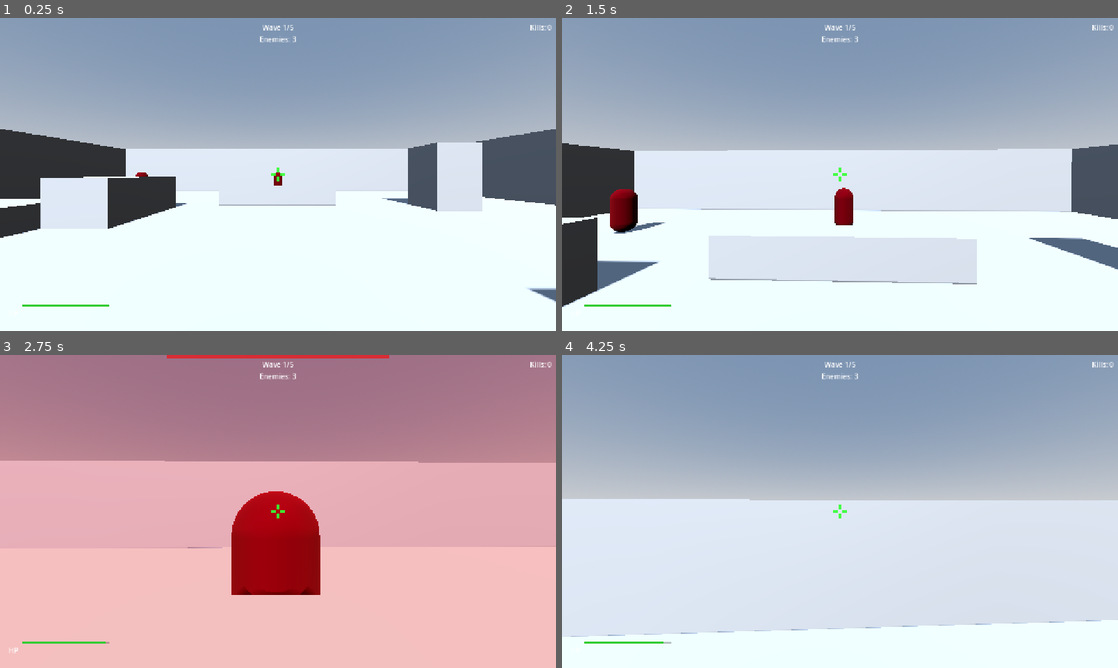
Above: before the commit, frames 1-4 (two rows, left to right).
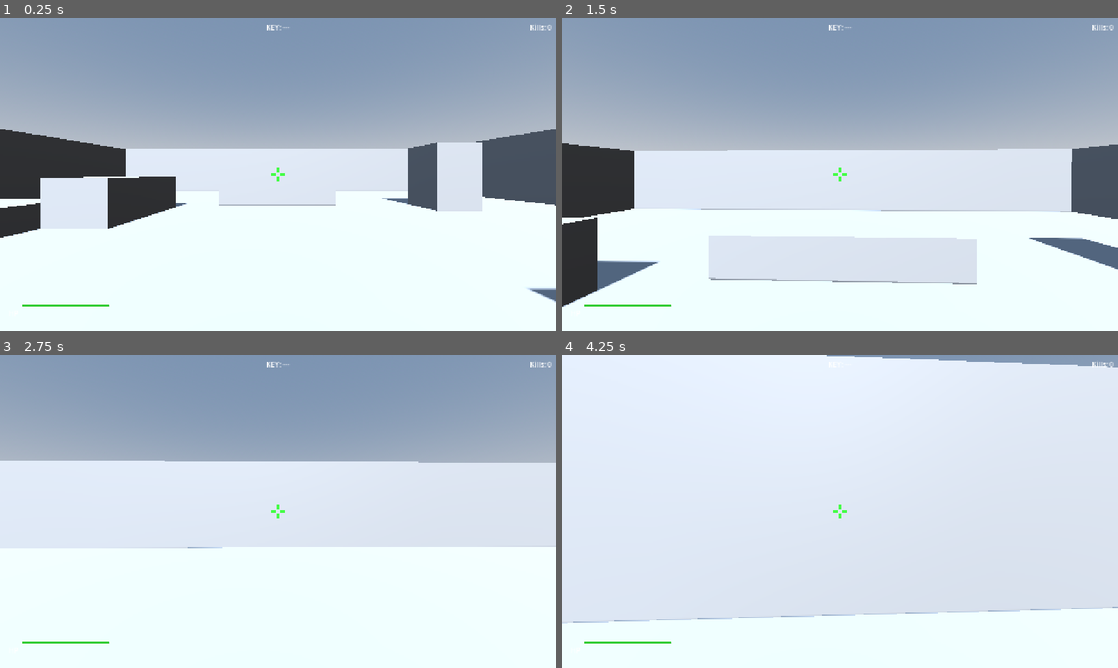
Above: after the commit, the same moments.

Repository: yarlson/hollows
Game: Godot game, scene res://scenes/levels/arena.tscn
Same seed, same stepped clock (60 frames per second), same inputs: the game is played once before the commit and once after it. This scene is started directly instead of the project's main scene.
Inputs (mouse positions are in pixels of both pictures, inside the frame that each line leads up to):
- Up to frame 1 (0.25 s): no input
- Up to frame 2 (1.5 s): tap Enter at 0.5 s; move the mouse to (867, 174) at 0.52 s; press the mouse at (867, 174) at 0.53 s; hold W (move_forward) from 0.53 s (still down); tap Space (jump) at 0.77 s; move the mouse to (812, 174) at 1.27 s; release the mouse at (812, 174) at 1.28 s; click (812, 174) at 1.35 s
- Up to frame 3 (2.75 s): keep holding W (move_forward); tap Space (jump) at 1.52 s; move the mouse to (289, 505) at 2.02 s; press the mouse at (289, 505) at 2.03 s
- Up to frame 4 (4.25 s): keep holding W (move_forward); move the mouse to (834, 517) at 2.77 s; release the mouse at (834, 517) at 2.78 s; click (834, 517) at 2.85 s; tap Space (jump) at 3.02, 3.77 s; move the mouse to (878, 514) at 3.52 s; press the mouse at (878, 514) at 3.53 s

The runs differ from the first frame. In frame 1, 0.2% of the frame differs, in the area x 24-54%, y 2-54%; in frame 2, 1.2%; in frame 3, 100%, in the area x 0-100%, y 0-100%; in frame 4, 49%.
Error after the commit: Invalid call. Nonexistent function 'update_wave_info' in base 'CanvasLayer (hud.gd)'. (res://scenes/levels/arena.gd:55)

Commit message:
Remove legacy wave system UI elements and replace with key status label while fixing game over summary to display elapsed time instead of wave progression, completing the transition from wave-based survival to single-playthrough labyrinth exploration by updating HUD to show only relevant information (kills, time, key status) and removing all references to waves and enemy counts that no longer apply after arena-to-labyrinth conversion

Diff:
--- a/scenes/levels/labyrinth.gd
+++ b/scenes/levels/labyrinth.gd
@@ -36,7 +36,7 @@
 
 func _on_player_died() -> void:
 	_game_over = true
-	_hud.show_game_over(_kills, 0, 0)
+	_hud.show_game_over(_kills, _elapsed_time)
 
 
 func _on_restart() -> void:
--- a/scenes/ui/hud.gd
+++ b/scenes/ui/hud.gd
@@ -21,12 +21,10 @@
 @onready var _restart_button: Button = $GameOverPanel/VBox/RestartButton
 @onready var _victory_panel: PanelContainer = $VictoryPanel
 @onready var _victory_restart: Button = $VictoryPanel/VBox/RestartButton
-@onready var _wave_label: Label = $WaveInfo/WaveLabel
-@onready var _enemy_count_label: Label = $WaveInfo/EnemyCountLabel
 @onready var _kills_label: Label = $KillsLabel
 @onready var _game_over_summary: Label = $GameOverPanel/VBox/SummaryLabel
 @onready var _victory_summary: Label = $VictoryPanel/VBox/SummaryLabel
-@onready var _wave_announcement: Label = $WaveAnnouncement
+@onready var _key_status: Label = $KeyStatus
 @onready var _damage_top: ColorRect = $DamageIndicators/Top
 @onready var _damage_bottom: ColorRect = $DamageIndicators/Bottom
 @onready var _damage_left: ColorRect = $DamageIndicators/Left
@@ -56,34 +54,24 @@
 			_health_fill_style.bg_color = HEALTH_COLOR_HIGH
 
 
-func update_wave_info(wave: int, total_waves: int) -> void:
-	_wave_label.text = "Wave %d/%d" % [wave, total_waves]
-
-
-func update_enemy_count(count: int) -> void:
-	_enemy_count_label.text = "Enemies: %d" % count
-
-
 func update_kills(kills: int) -> void:
 	_kills_label.text = "Kills: %d" % kills
 
 
-func announce_wave(wave: int) -> void:
-	_wave_announcement.text = "WAVE %d" % wave
-	_wave_announcement.modulate = Color.WHITE
-	_wave_announcement.visible = true
-	var tween := create_tween()
-	tween.tween_interval(1.0)
-	tween.tween_property(_wave_announcement, "modulate:a", 0.0, 0.5)
-	tween.tween_callback(func() -> void: _wave_announcement.visible = false)
+func update_key_status(has_key: bool) -> void:
+	_key_status.text = "KEY: FOUND" if has_key else "KEY: ---"
 
 
-func show_game_over(kills: int, wave: int, total_waves: int) -> void:
-	_game_over_summary.text = "Kills: %d  |  Wave %d/%d" % [kills, wave, total_waves]
+func show_game_over(kills: int, time_seconds: float) -> void:
+	@warning_ignore("integer_division")
+	var mins := int(time_seconds) / 60
+	var secs := int(time_seconds) % 60
+	_game_over_summary.text = "Kills: %d  |  Time: %d:%02d" % [kills, mins, secs]
 	_game_over_panel.visible = true
 
 
 func show_victory(kills: int, time_seconds: float) -> void:
+	@warning_ignore("integer_division")
 	var mins := int(time_seconds) / 60
 	var secs := int(time_seconds) % 60
 	_victory_summary.text = "Kills: %d  |  Time: %d:%02d" % [kills, mins, secs]
--- a/scenes/ui/hud.tscn
+++ b/scenes/ui/hud.tscn
@@ -85,25 +85,17 @@
 text = "Kills: 0"
 horizontal_alignment = 2
 
-[node name="WaveInfo" type="VBoxContainer" parent="."]
+[node name="KeyStatus" type="Label" parent="."]
 anchors_preset = 5
 anchor_left = 0.5
 anchor_right = 0.5
 offset_left = -80.0
 offset_top = 10.0
 offset_right = 80.0
-offset_bottom = 60.0
-grow_horizontal = 2
-mouse_filter = 2
-
-[node name="WaveLabel" type="Label" parent="WaveInfo"]
-layout_mode = 2
-text = "Wave 1/5"
-horizontal_alignment = 1
-
-[node name="EnemyCountLabel" type="Label" parent="WaveInfo"]
-layout_mode = 2
-text = "Enemies: 3"
+offset_bottom = 30.0
+grow_horizontal = 2
+mouse_filter = 2
+text = "KEY: ---"
 horizontal_alignment = 1
 
 [node name="GameOverPanel" type="PanelContainer" parent="."]
@@ -168,24 +160,6 @@
 layout_mode = 2
 text = "Play Again"
 
-[node name="WaveAnnouncement" type="Label" parent="."]
-visible = false
-anchors_preset = 8
-anchor_left = 0.5
-anchor_top = 0.5
-anchor_right = 0.5
-anchor_bottom = 0.5
-offset_left = -200.0
-offset_top = -80.0
-offset_right = 200.0
-offset_bottom = -20.0
-grow_horizontal = 2
-grow_vertical = 2
-mouse_filter = 2
-theme_override_font_sizes/font_size = 48
-horizontal_alignment = 1
-vertical_alignment = 1
-
 [node name="DamageIndicators" type="Control" parent="."]
 anchors_preset = 15
 anchor_right = 1.0
Not shown, changed: docs/context/summary.md
